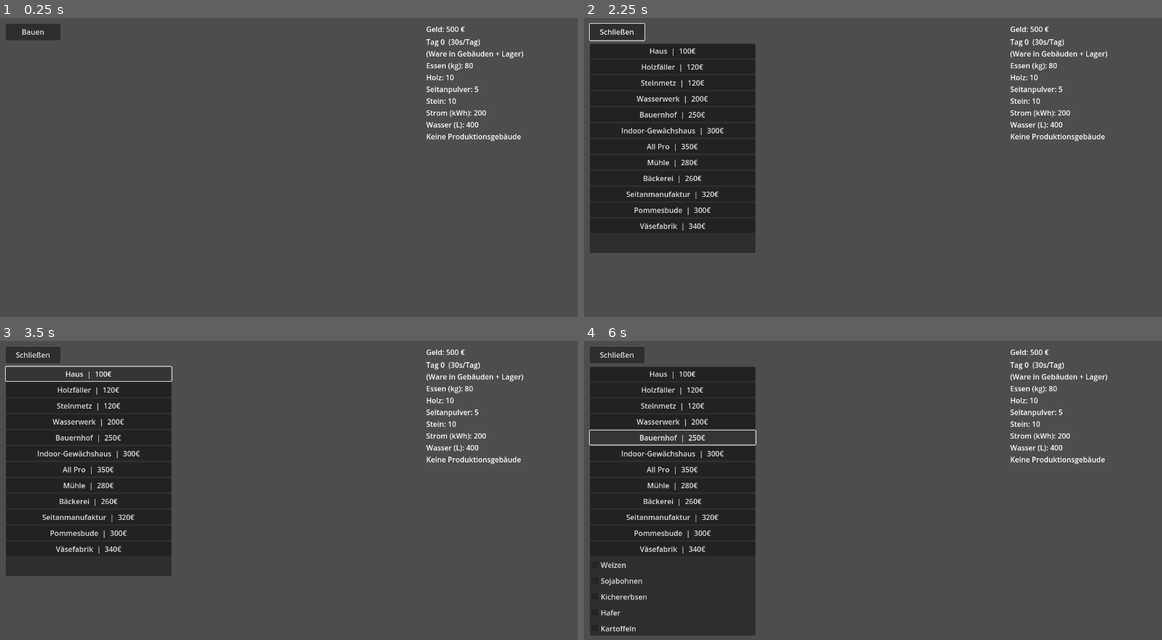
Above: before the commit, frames 1-4 (two rows, left to right).
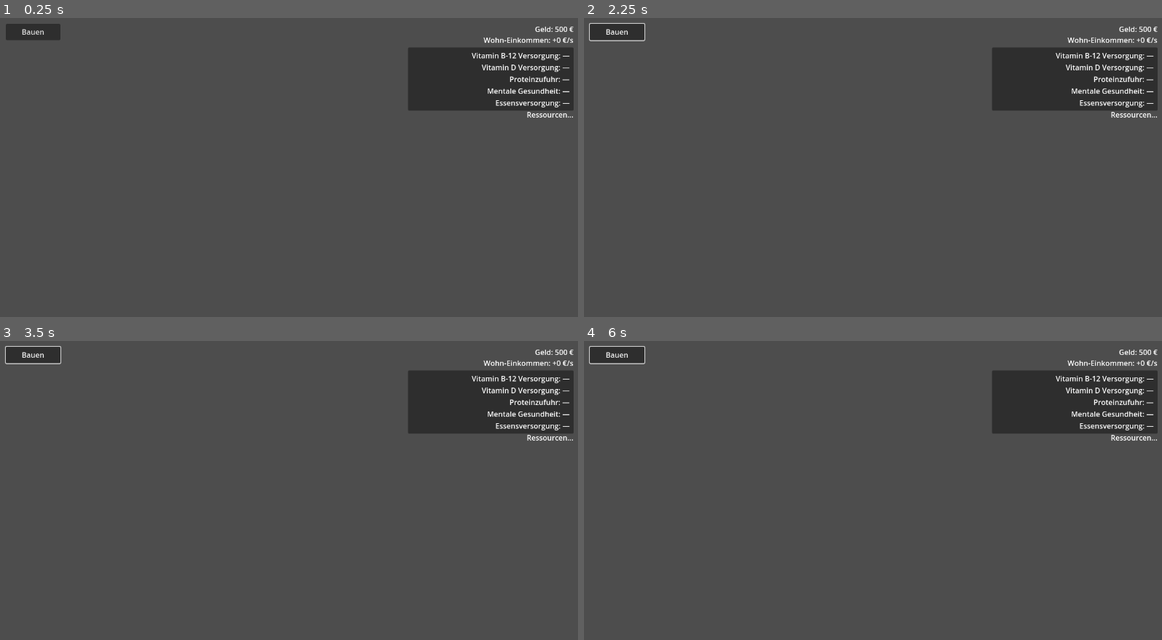
Above: after the commit, the same moments.

Repository: leonardwolf23-bot/vegangame
Game: Godot game, scene res://scenes/main.tscn
Same seed, same stepped clock (60 frames per second), same inputs: the game is played once before the commit and once after it.
Inputs (mouse positions are in pixels of both pictures, inside the frame that each line leads up to):
- Up to frame 1 (0.25 s): no input
- Up to frame 2 (2.25 s): click "Bauen" at 0.5 s; click (618, 32) at 1.25 s, where only the run before the commit has a clickable "Schließen"; tap Enter at 2 s; move the mouse to (1000, 164) at 2.02 s; hold D from 2.03 s (still down); tap 1 at 2.1 s; click (1000, 164) at 2.17 s
- Up to frame 3 (3.5 s): release D at 2.75 s; click (86, 373) at 2.75 s, where only the run before the commit has a clickable "Haus | 100€"
- Up to frame 4 (6 s): click (670, 388) at 3.5 s, where only the run before the commit has a clickable "Holzfäller | 120€"; click (670, 406) at 4.25 s, where only the run before the commit has a clickable "Steinmetz | 120€"; click (670, 421) at 5 s, where only the run before the commit has a clickable "Wasserwerk | 200€"; click (670, 436) at 5.75 s, where only the run before the commit has a clickable "Bauernhof | 250€"

The runs differ from the first frame. In frame 1, 6.5% of the frame differs, in the area x 70-100%, y 2-42%; in frame 2, 26%; in frame 3, 25%; in frame 4, 31%, in the area x 0-100%, y 1-99%.
Error before the commit: Cannot call method 'get_source' on a null value. (res://scripts/building_placer.gd:103)

Commit message:
Move population health stats to separate top-right UI panel
- Add PopulationHealth autoload with B12, D, protein, mental, food metrics
- Show health values in dedicated HealthPanel above raw resources
- Switch main scene to build_menu_visual for structured HUD layout

Co-authored-by: leonardwolf23-bot <leonardwolf23-bot@users.noreply.github.com>

Diff:
--- a/project.godot
+++ b/project.godot
@@ -15,6 +15,7 @@
 GameState="*res://scripts/autoload/game_state.gd"
 ResourceCatalog="*res://scripts/autoload/resource_catalog.gd"
 ProductionManager="*res://scripts/autoload/production_manager.gd"
+PopulationHealth="*res://scripts/autoload/population_health.gd"
 
 [display]
 
--- a/scenes/build_menu_visual.tscn
+++ b/scenes/build_menu_visual.tscn
@@ -12,13 +12,14 @@
 mode_list = NodePath("BuildPanel/Margin/MainVBox/ModePanel/ModeMargin/ModeList")
 money_label = NodePath("MoneyLabel")
 income_label = NodePath("IncomeLabel")
+health_label = NodePath("HealthPanel/HealthMargin/HealthLabel")
 resources_label = NodePath("ResourcesLabel")
 
 [node name="MoneyLabel" type="Label" parent="."]
 anchors_preset = 1
 anchor_left = 1.0
 anchor_right = 1.0
-offset_left = -340.0
+offset_left = -380.0
 offset_top = 16.0
 offset_right = -16.0
 offset_bottom = 40.0
@@ -30,7 +31,7 @@
 anchors_preset = 1
 anchor_left = 1.0
 anchor_right = 1.0
-offset_left = -340.0
+offset_left = -380.0
 offset_top = 40.0
 offset_right = -16.0
 offset_bottom = 64.0
@@ -38,14 +39,40 @@
 text = "Wohn-Einkommen: +0 €/s"
 horizontal_alignment = 2
 
+[node name="HealthPanel" type="PanelContainer" parent="."]
+anchors_preset = 1
+anchor_left = 1.0
+anchor_right = 1.0
+offset_left = -380.0
+offset_top = 68.0
+offset_right = -16.0
+offset_bottom = 196.0
+grow_horizontal = 0
+
+[node name="HealthMargin" type="MarginContainer" parent="HealthPanel"]
+layout_mode = 2
+theme_override_constants/margin_left = 8
+theme_override_constants/margin_top = 6
+theme_override_constants/margin_right = 8
+theme_override_constants/margin_bottom = 6
+
+[node name="HealthLabel" type="Label" parent="HealthPanel/HealthMargin"]
+layout_mode = 2
+text = "Vitamin B-12 Versorgung: —
+Vitamin D Versorgung: —
+Proteinzufuhr: —
+Mentale Gesundheit: —
+Essensversorgung: —"
+horizontal_alignment = 2
+
 [node name="ResourcesLabel" type="Label" parent="."]
 anchors_preset = 1
 anchor_left = 1.0
 anchor_right = 1.0
-offset_left = -340.0
-offset_top = 64.0
+offset_left = -380.0
+offset_top = 204.0
 offset_right = -16.0
-offset_bottom = 220.0
+offset_bottom = 420.0
 grow_horizontal = 0
 text = "Ressourcen..."
 horizontal_alignment = 2
--- a/scenes/main.tscn
+++ b/scenes/main.tscn
@@ -4,7 +4,7 @@
 [ext_resource type="Script" path="res://scripts/camera_controller.gd" id="2_cam"]
 [ext_resource type="Script" path="res://scripts/grid_manager.gd" id="3_grid"]
 [ext_resource type="Script" path="res://scripts/building_placer.gd" id="4_placer"]
-[ext_resource type="PackedScene" path="res://scenes/build_menu.tscn" id="5_ui"]
+[ext_resource type="PackedScene" path="res://scenes/build_menu_visual.tscn" id="5_ui"]
 [ext_resource type="Script" path="res://scripts/citizen_manager.gd" id="6_citizens"]
 
 [node name="Main" type="Node2D"]
--- /dev/null
+++ b/scripts/autoload/population_health.gd
@@ -0,0 +1,242 @@
+extends Node
+## Autoload: Bevölkerungsgesundheit — Versorgung prüfen und Warnsounds abspielen.
+
+
+signal health_status_changed
+
+const WARNING_INTERVAL_DAYS: int = 3
+
+@export_file("*.ogg", "*.wav", "*.mp3") var vitamin_d_audio_path: String = "res://audio/vitamin_d_mangel.ogg"
+@export_file("*.ogg", "*.wav", "*.mp3") var b12_audio_path: String = "res://audio/b12_mangel.ogg"
+@export_file("*.ogg", "*.wav", "*.mp3") var protein_audio_path: String = "res://audio/protein_mangel.ogg"
+@export_file("*.ogg", "*.wav", "*.mp3") var mental_audio_path: String = "res://audio/mental_mangel.ogg"
+@export_file("*.ogg", "*.wav", "*.mp3") var food_audio_path: String = "res://audio/essen_mangel.ogg"
+
+const ALERTS: Array[Dictionary] = [
+	{
+		"id": "b12",
+		"label": "Vitamin B-12 Versorgung",
+		"need_per_citizen": 1.5,
+		"sources": {
+			"sojamilch": 1.2,
+			"hafermilch": 1.0,
+			"sojajoghurt": 1.0,
+		},
+	},
+	{
+		"id": "vitamin_d",
+		"label": "Vitamin D Versorgung",
+		"need_per_citizen": 2.0,
+		"sources": {
+			"hafermilch": 1.0,
+			"sojamilch": 1.0,
+			"sojajoghurt": 0.5,
+		},
+	},
+	{
+		"id": "protein",
+		"label": "Proteinzufuhr",
+		"need_per_citizen": 4.0,
+		"sources": {
+			"seitanwuerste": 1.5,
+			"seitansteaks": 2.0,
+			"hummus": 1.2,
+			"kichererbsen": 0.8,
+			"sojabohnen": 0.8,
+			"broetchen": 0.6,
+			"bretzeln": 0.6,
+			"kaese": 1.0,
+			"pommes": 0.4,
+		},
+	},
+	{
+		"id": "mental",
+		"label": "Mentale Gesundheit",
+		"need_per_citizen": 2.0,
+		"sources": {
+			"broetchen": 0.8,
+			"bretzeln": 0.8,
+			"hummus": 1.0,
+			"guacamole": 1.0,
+			"pommes": 0.6,
+			"kaese": 1.0,
+			"sojajoghurt": 0.5,
+		},
+	},
+	{
+		"id": "food",
+		"label": "Essensversorgung",
+		"need_per_citizen": 3.0,
+		"global_resource": "essen",
+		"sources": {
+			"broetchen": 1.0,
+			"bretzeln": 1.0,
+			"pommes": 0.8,
+			"hummus": 1.0,
+			"guacamole": 1.0,
+			"seitanwuerste": 1.0,
+			"seitansteaks": 1.2,
+			"kaese": 0.8,
+		},
+	},
+]
+
+var _deficient: Dictionary = {}
+var _last_warning_day: Dictionary = {}
+var _audio_players: Dictionary = {}
+var _audio_queue: Array[String] = []
+var _active_audio_id: String = ""
+
+
+func _ready() -> void:
+	for alert in ALERTS:
+		var alert_id: String = alert["id"]
+		_deficient[alert_id] = false
+		_last_warning_day[alert_id] = -WARNING_INTERVAL_DAYS
+		_setup_audio_player(alert_id)
+	ProductionManager.day_completed.connect(_on_day_completed)
+	ProductionManager.resources_changed.connect(_on_resources_changed)
+	GameState.population_changed.connect(_on_population_changed)
+	call_deferred("_check_all")
+
+
+func is_deficient(alert_id: String) -> bool:
+	return bool(_deficient.get(alert_id, false))
+
+
+func get_supply(alert: Dictionary) -> float:
+	var total := 0.0
+	if alert.has("global_resource"):
+		total += ProductionManager.get_amount(str(alert["global_resource"]))
+	for resource_id in alert.get("sources", {}):
+		var factor: float = float(alert["sources"][resource_id])
+		total += ProductionManager.get_total_amount(resource_id) * factor
+	return total
+
+
+func get_need(alert: Dictionary) -> float:
+	return float(GameState.population) * float(alert.get("need_per_citizen", 0.0))
+
+
+func get_status_lines() -> PackedStringArray:
+	var lines: PackedStringArray = []
+	for alert in ALERTS:
+		lines.append(_format_status_line(alert))
+	return lines
+
+
+func _format_status_line(alert: Dictionary) -> String:
+	var alert_id: String = alert["id"]
+	var label: String = alert["label"]
+	var supply := get_supply(alert)
+	var need := get_need(alert)
+	if need <= 0.0:
+		return "%s: —" % label
+	if bool(_deficient.get(alert_id, false)):
+		return "⚠ %s: Mangel! (%.0f / %.0f)" % [label, supply, need]
+	return "%s: %.0f / %.0f" % [label, supply, need]
+
+
+func _setup_audio_player(alert_id: String) -> void:
+	var player := AudioStreamPlayer.new()
+	player.name = "AlertAudio_%s" % alert_id
+	player.finished.connect(_on_audio_finished)
+	add_child(player)
+	_audio_players[alert_id] = player
+	_load_audio_for(alert_id)
+
+
+func _audio_path_for(alert_id: String) -> String:
+	match alert_id:
+		"vitamin_d":
+			return vitamin_d_audio_path
+		"b12":
+			return b12_audio_path
+		"protein":
+			return protein_audio_path
+		"mental":
+			return mental_audio_path
+		"food":
+			return food_audio_path
+	return ""
+
+
+func _load_audio_for(alert_id: String) -> void:
+	var path := _audio_path_for(alert_id)
+	var player: AudioStreamPlayer = _audio_players.get(alert_id)
+	if not player:
+		return
+	if path.is_empty() or not ResourceLoader.exists(path):
+		return
+	var stream: AudioStream = load(path)
+	if stream:
+		player.stream = stream
+
+
+func _on_day_completed(day: int) -> void:
+	_check_all(day)
+
+
+func _on_resources_changed() -> void:
+	_check_all()
+
+
+func _on_population_changed(_population: int) -> void:
+	_check_all()
+
+
+func _check_all(play_audio_on_day: int = -1) -> void:
+	var status_changed := false
+	for alert in ALERTS:
+		if _update_alert(alert):
+			status_changed = true
+	if status_changed:
+		health_status_changed.emit()
+	if play_audio_on_day >= 0:
+		_queue_due_audio(play_audio_on_day)
+
+
+func _update_alert(alert: Dictionary) -> bool:
+	var alert_id: String = alert["id"]
+	var need := get_need(alert)
+	var deficient := need > 0.0 and get_supply(alert) < need
+	var was_deficient: bool = bool(_deficient.get(alert_id, false))
+	_deficient[alert_id] = deficient
+	return deficient != was_deficient
+
+
+func _queue_due_audio(day: int) -> void:
+	if day < 0:
+		return
+	for alert in ALERTS:
+		var alert_id: String = alert["id"]
+		if not bool(_deficient.get(alert_id, false)):
+			continue
+		var last_day: int = int(_last_warning_day.get(alert_id, -WARNING_INTERVAL_DAYS))
+		if day - last_day < WARNING_INTERVAL_DAYS:
+			continue
+		if alert_id in _audio_queue:
+			continue
+		_audio_queue.append(alert_id)
+	_try_play_next_audio(day)
+
+
+func _try_play_next_audio(day: int) -> void:
+	if not _active_audio_id.is_empty():
+		return
+	if _audio_queue.is_empty():
+		return
+	var alert_id: String = _audio_queue.pop_front()
+	var player: AudioStreamPlayer = _audio_players.get(alert_id)
+	if not player or not player.stream:
+		_try_play_next_audio(day)
+		return
+	player.play()
+	_active_audio_id = alert_id
+	_last_warning_day[alert_id] = day
+
+
+func _on_audio_finished() -> void:
+	_active_audio_id = ""
+	if not _audio_queue.is_empty():
+		_try_play_next_audio(ProductionManager.day_count)
--- a/scripts/building_menu_ui.gd
+++ b/scripts/building_menu_ui.gd
@@ -10,6 +10,7 @@
 @export var mode_list: VBoxContainer
 @export var money_label: Label
 @export var income_label: Label
+@export var health_label: Label
 @export var resources_label: Label
 
 var _placer: Node2D
@@ -17,6 +18,10 @@
 var _selected_index: int = 0
 var _building_buttons: Array[Button] = []
 var _mode_checks: Array[CheckBox] = []
+
+
+func _population_health() -> Node:
+	return get_node_or_null("/root/PopulationHealth")
 
 
 func _ready() -> void:
@@ -35,6 +40,9 @@
 	GameState.money_changed.connect(_refresh_hud)
 	GameState.income_changed.connect(_refresh_hud)
 	GameState.population_changed.connect(_refresh_hud)
+	var health := _population_health()
+	if health and health.has_signal("health_status_changed"):
+		health.health_status_changed.connect(_refresh_hud)
 	ProductionManager.resources_changed.connect(_refresh_hud)
 	ProductionManager.day_completed.connect(_refresh_hud)
 
@@ -134,6 +142,12 @@
 			int(GameState.get_income_per_second()),
 			GameState.population,
 		]
+	if health_label:
+		var health := _population_health()
+		if health and health.has_method("get_status_lines"):
+			health_label.text = "\n".join(health.get_status_lines())
+		else:
+			health_label.text = ""
 	if resources_label:
 		resources_label.text = "\n".join(ProductionManager.get_summary_lines(10))
 	_refresh_building_buttons()
